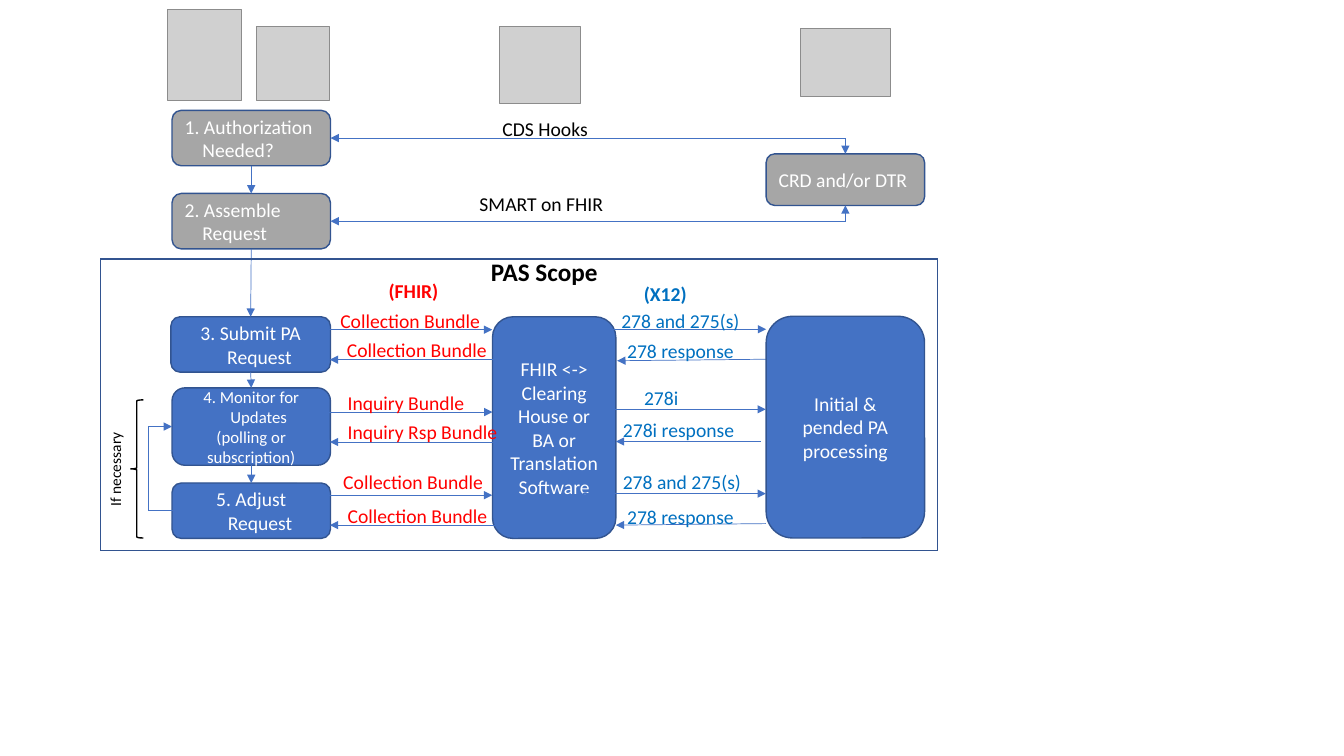
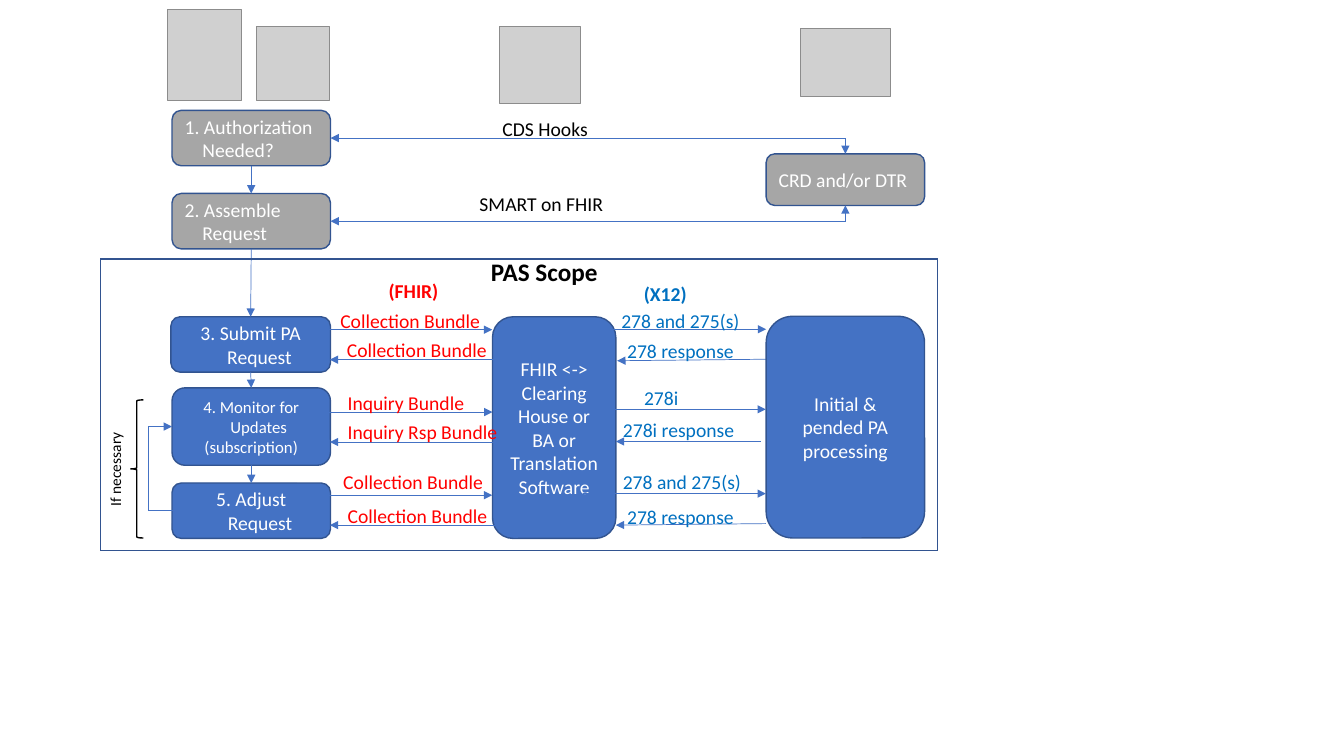
Before and after one commit to HL7/davinci-pas, a slide deck: slide 4 of images-source/drawings.pptx. Drawn at 1344x756 pixels with LibreOffice and Linux fonts; fonts in the diff are those of the drawing; grey boxes stand for pictures. Boxes give left, top, right and bottom in pixels: in the first picture for what was removed or moved away, otherwise in the second. Text is boxed around its words. In the diff, an @@ line names an element or a change of style, - is before the commit and + after.

```diff
--- a/images-source/drawings.pptx
+++ b/images-source/drawings.pptx
@@ text in rounded rectangle at bbox=[204, 441, 297, 456]: text changed @@
-(polling or subscription)
+(subscription)
```
Also in this commit, not shown: 19 other files.
